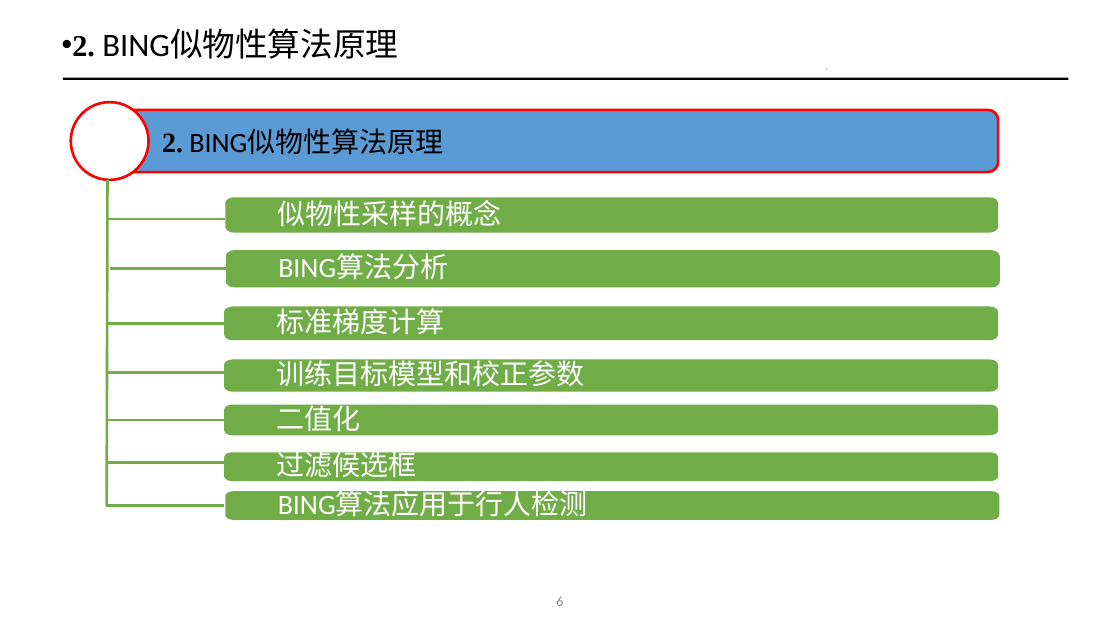
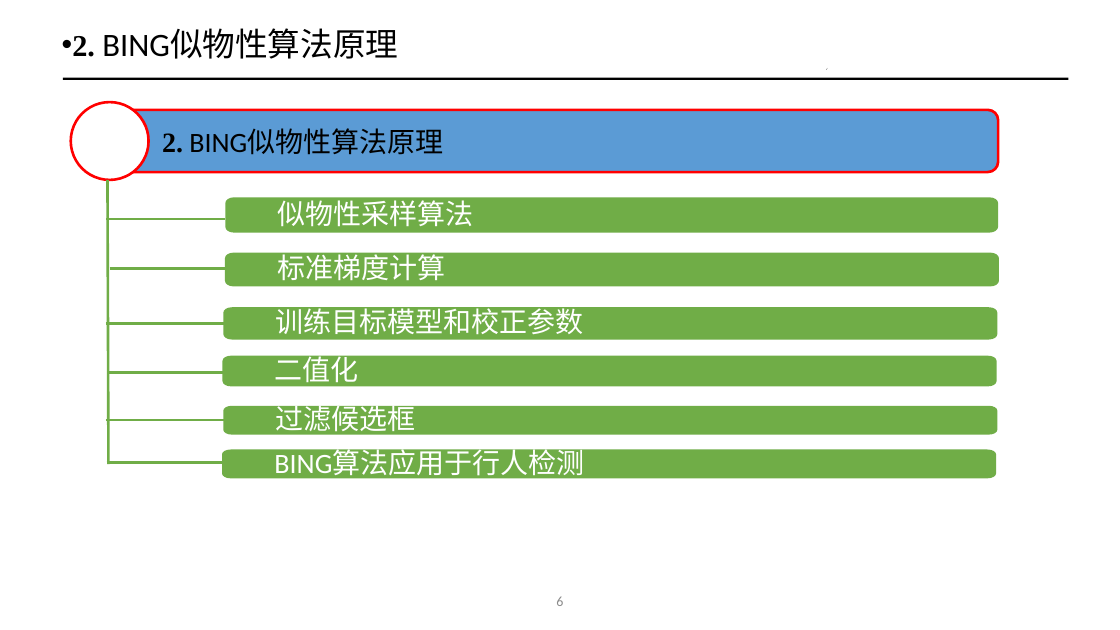
Before and after one commit to ailungoal/paper, a slide deck: slide 7 of 【王卫芳】硕士学位论文答辩.pptx (slide 8 before the commit). Drawn at 1120x630 pixels with LibreOffice and Linux fonts; fonts in the diff are those of the drawing. Boxes give left, top, right and bottom in pixels: in the first picture for what was removed or moved away, otherwise in the second. Text is boxed around its words. In the diff, an @@ line names an element or a change of style, - is before the commit and + after.

```diff
--- a/【王卫芳】硕士学位论文答辩.pptx
+++ b/【王卫芳】硕士学位论文答辩.pptx
@@ line moved from (108, 180) - (107, 506) to (108, 180) - (108, 464) @@
@@ text in freeform shape at (278,196,474,227): text changed @@
-似物性采样的概念
+似物性采样算法
@@ freeform shape "标准梯度计算": place and size @@
-freeform shape "标准梯度计算" at (224,307,998,340)
+freeform shape "标准梯度计算" at (225,253,999,287)
@@ freeform shape removed at (226,250,1000,287) @@
-BING算法分析
@@ freeform shape "训练目标模型和校正参数": place and size @@
-freeform shape "训练目标模型和校正参数" at (224,360,998,392)
+freeform shape "训练目标模型和校正参数" at (223,308,997,339)
@@ freeform shape "二值化": place and size @@
-freeform shape "二值化" at (224,405,998,436)
+freeform shape "二值化" at (223,355,996,386)
@@ freeform shape "过滤候选框": place and size @@
-freeform shape "过滤候选框" at (224,452,998,481)
+freeform shape "过滤候选框" at (223,406,997,434)
@@ freeform shape "BING算法应用于行人检测": place and size @@
-freeform shape "BING算法应用于行人检测" at (225,492,999,520)
+freeform shape "BING算法应用于行人检测" at (222,450,996,478)
@@ line removed from (106, 506) to (224, 506) @@
```
Also in this commit, not shown: 10 other slides changed, 14 slides added, 15 slides removed.
